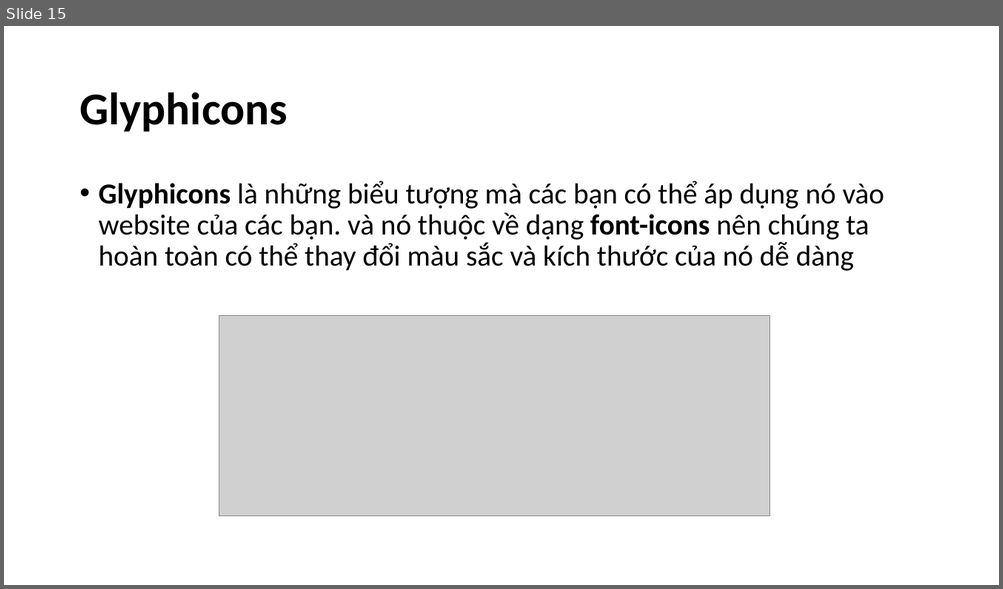
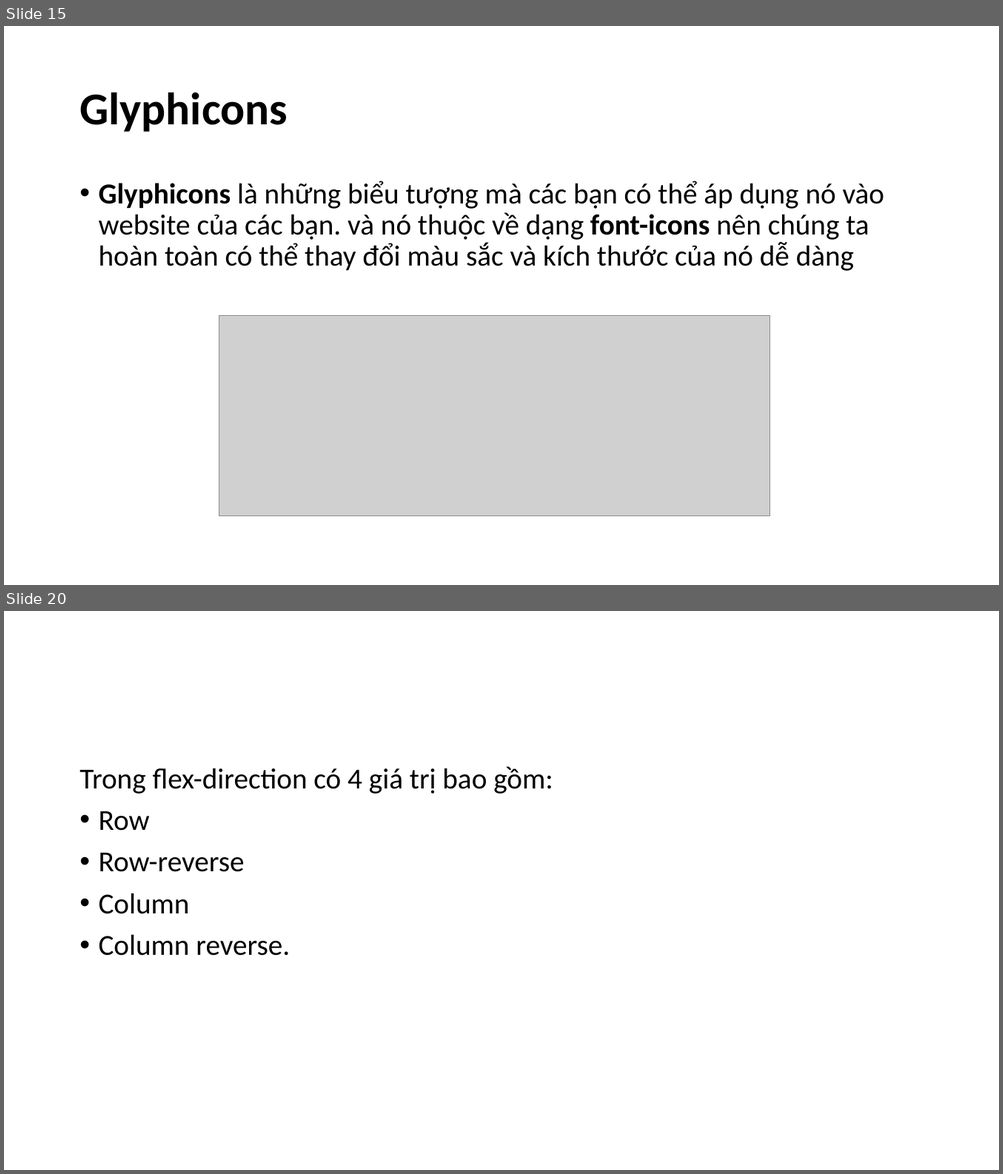
Before and after one commit to hoanghiep8921/ljava1909, a slide deck: slide/Bootstrap.pptx. Shown one above the other, each under a label of ours: slide 15 before the commit, slides 15 and 20 after it; the slides between them are not shown. The pictures are 1003x589 and 1003x1174 pixels, drawn with LibreOffice and Linux fonts; fonts in the diff are those of the drawing; grey boxes stand for pictures. Boxes give left, top, right and bottom in pixels: in the first picture for what was removed or moved away, otherwise in the second. Text is boxed around its words. In the diff, an @@ line names an element or a change of style, - is before the commit and + after.

```diff
--- a/slide/Bootstrap.pptx
+++ b/slide/Bootstrap.pptx
@@ slide 20 added at <box>4,611,999,1170</box>, background #FFFFFF @@
@@ text added at <box>79,766,553,956</box>, 28 pt, text #000000 @@
+Trong flex-direction có 4 giá trị bao gồm:
+• Row
+• Row-reverse
+• Column
+• Column reverse.
```
Also in this commit, not shown: 11 other slides added, 1 slide removed, 13 other files.
